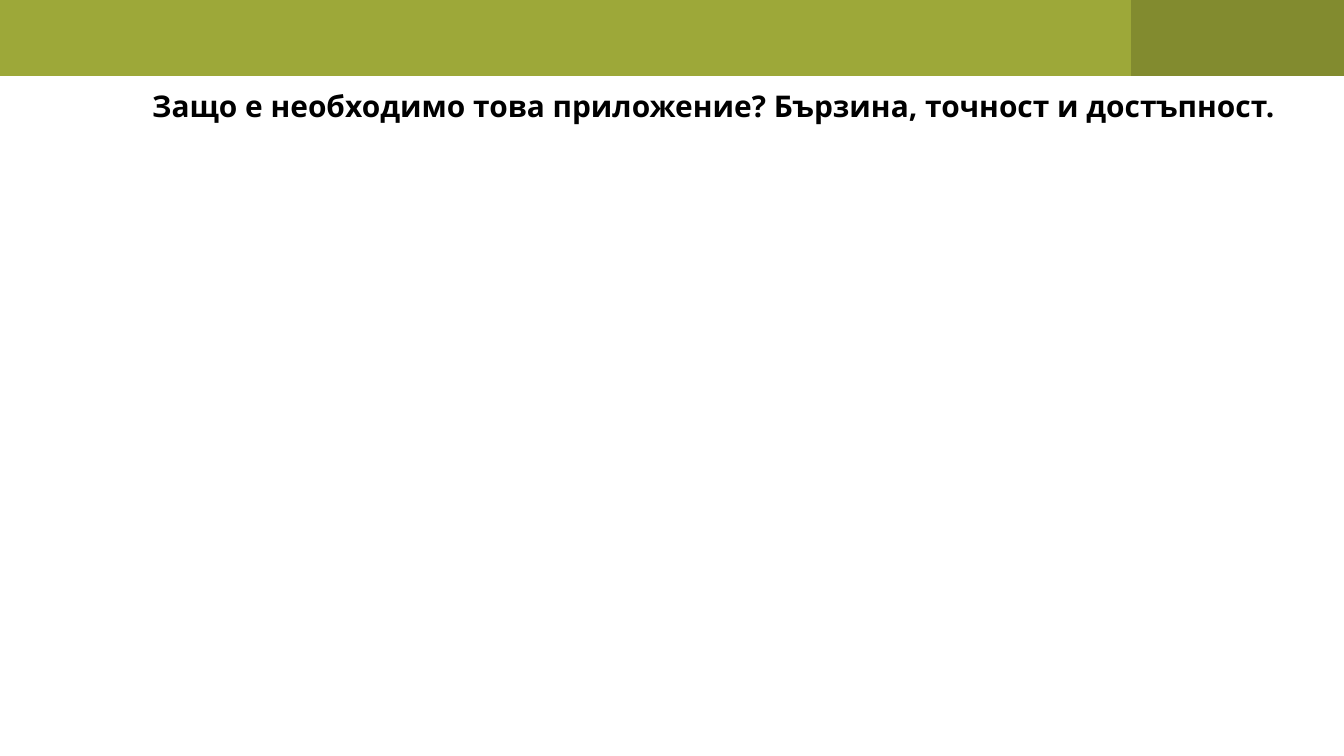
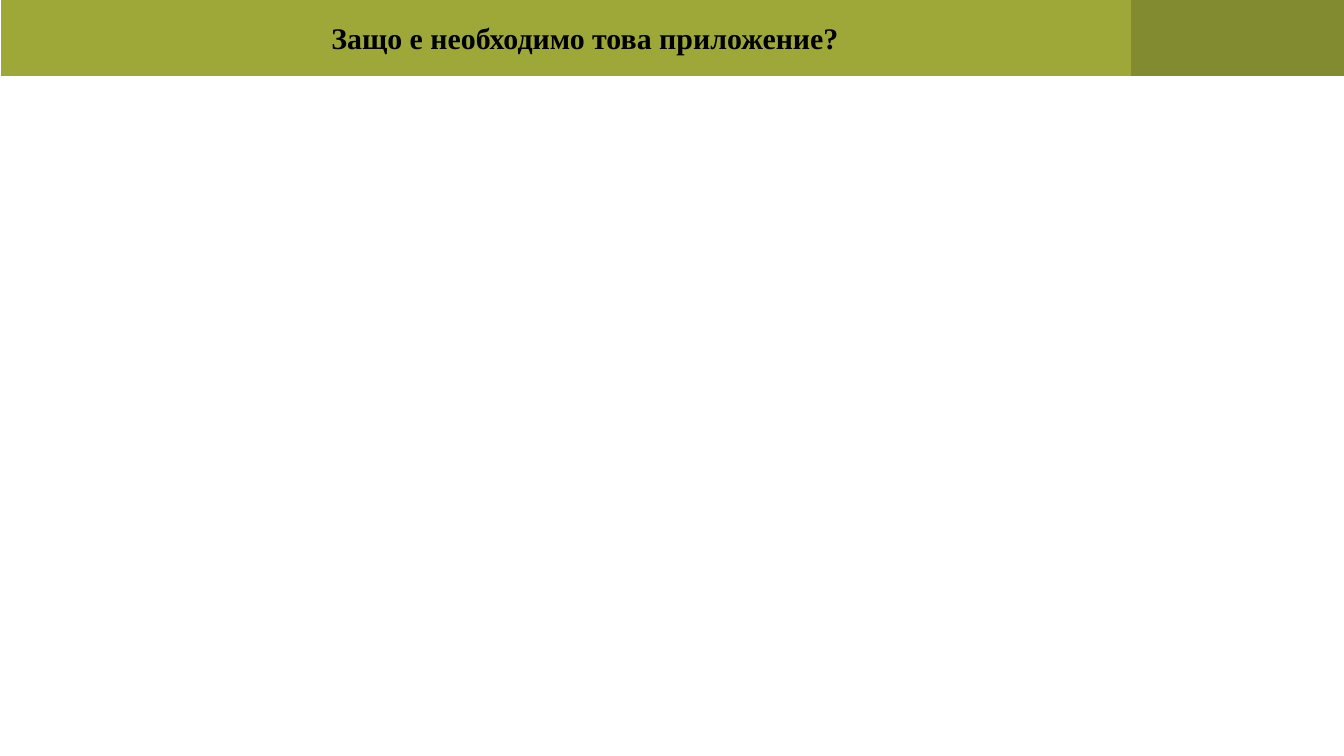
Before and after one commit to pgee-dzi2024/ThemePP_2602, a slide deck: slide 3 of DR/презентация.pptx. Drawn at 1344x756 pixels with LibreOffice and Linux fonts; fonts in the diff are those of the drawing. Boxes give left, top, right and bottom in pixels: in the first picture for what was removed or moved away, otherwise in the second. Text is boxed around its words. In the diff, an @@ line names an element or a change of style, - is before the commit and + after.

```diff
--- a/DR/презентация.pptx
+++ b/DR/презентация.pptx
@@ freeform shape at box(1, 0, 1211, 75): outline redrawn @@
@@ text at box(331, 27, 838, 55): text changed; font Open Sans to Times New Roman @@
-Защо е необходимо това приложение? Бързина, точност и достъпност.
+Защо е необходимо това приложение?
```
Also in this commit, not shown: 6 other slides changed, 2 slides added, 2 slides removed.
